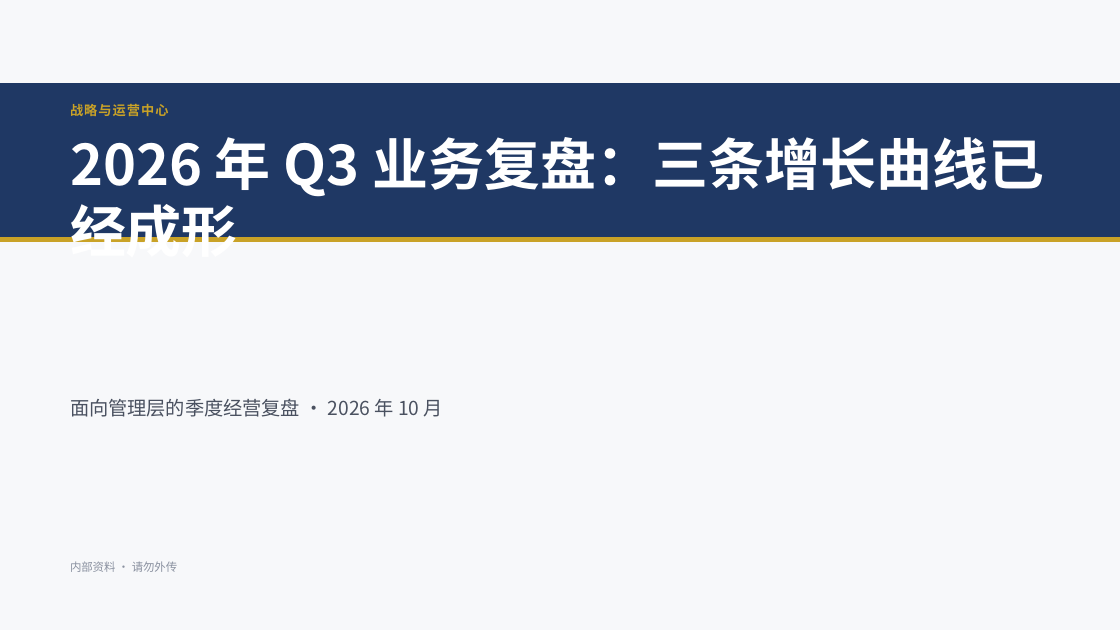
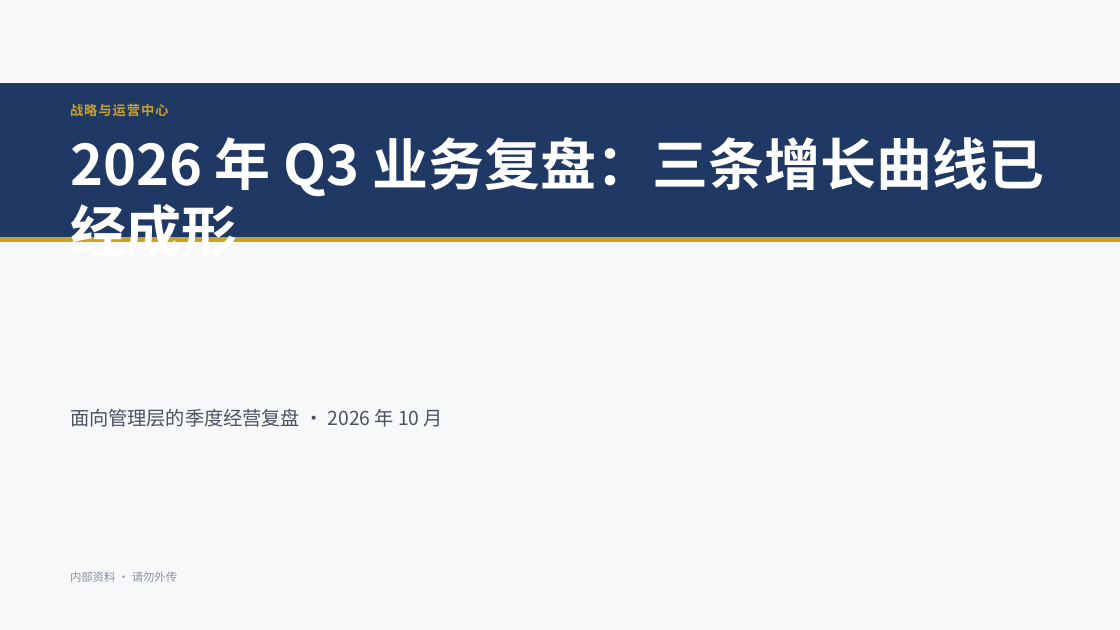
Before and after one commit to xzhengyu007-lang/ai-ppt, a slide deck: slide 1 of docs/examples/01-商务汇报.pptx. Drawn at 1120x630 pixels with LibreOffice and Linux fonts; fonts in the diff are those of the drawing. Boxes give left, top, right and bottom in pixels: in the first picture for what was removed or moved away, otherwise in the second. Text is boxed around its words. In the diff, an @@ line names an element or a change of style, - is before the commit and + after.

```diff
--- a/docs/examples/01-商务汇报.pptx
+++ b/docs/examples/01-商务汇报.pptx
@@ text "面向管理层的季度经营复盘 · 2026 年 10 ...": place and size @@
-text "面向管理层的季度经营复盘 · 2026 年 10 ..." at (70, 398, 443, 417)
+text "面向管理层的季度经营复盘 · 2026 年 10 ..." at (70, 408, 443, 427)
@@ text "内部资料 · 请勿外传": place and size @@
-text "内部资料 · 请勿外传" at (70, 561, 177, 572)
+text "内部资料 · 请勿外传" at (70, 571, 177, 582)
```
Also in this commit, not shown: 8 other slides changed, 5 other files.
